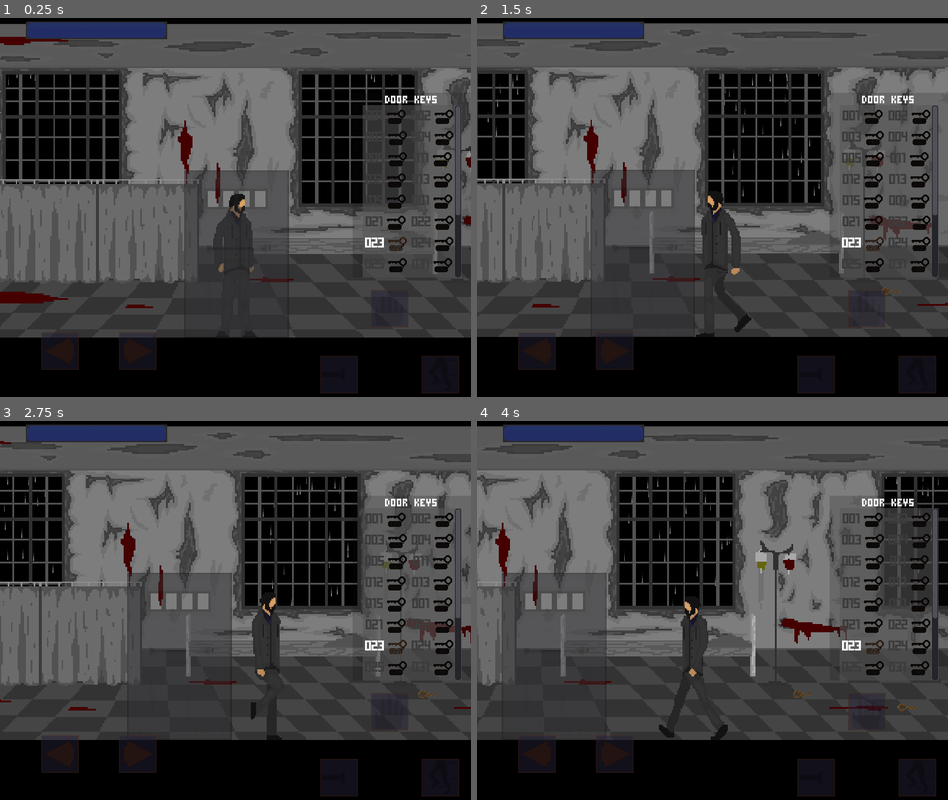
Above: before the commit, frames 1-4 (two rows, left to right).
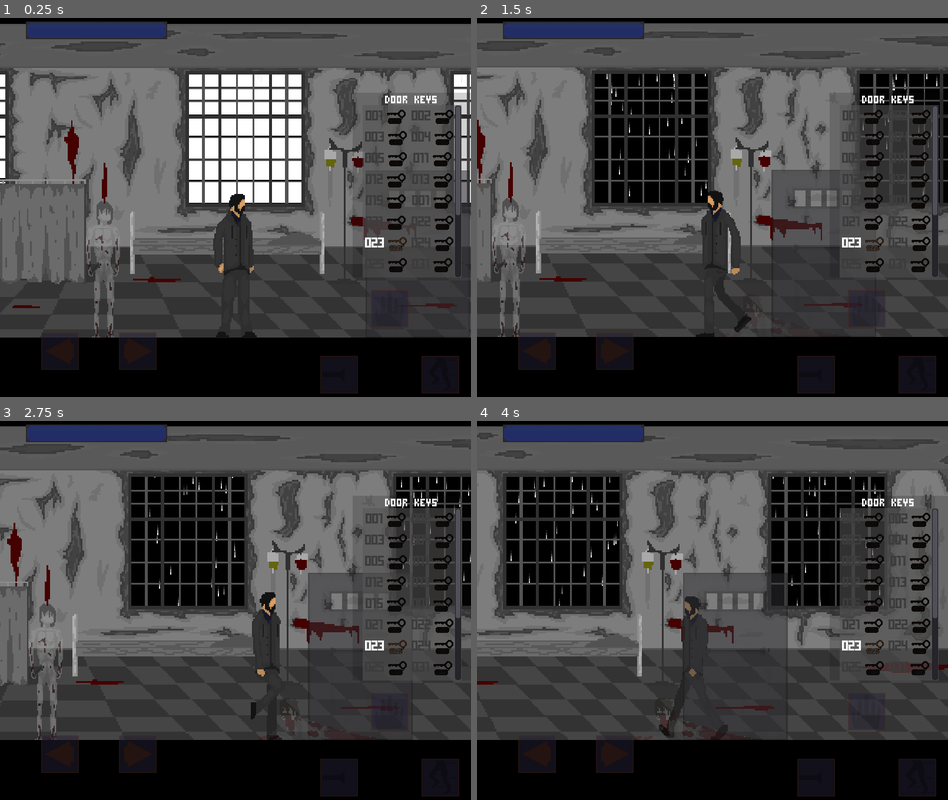
Above: after the commit, the same moments.

Repository: xXKrugerXx/PsychiatricHospital2D
Game: Godot game, scene res://Screens/Maps/Room023.tscn
Same seed, same stepped clock (60 frames per second), same inputs: the game is played once before the commit and once after it. This scene is started directly instead of the project's main scene.
Inputs:
- Up to frame 1 (0.25 s): no input
- Up to frame 2 (1.5 s): hold Right (ui_right) 0.53-1.28 s; hold Left (ui_left) from 1.28 s (still down)
- Up to frame 3 (2.75 s): release Left (ui_left) at 2.03 s; hold Right (ui_right) from 2.03 s (still down)
- Up to frame 4 (4 s): release Right (ui_right) at 3.53 s; hold Left (ui_left) from 3.53 s (still down)

The runs differ from the first frame. In frame 1, 35% of the frame differs, in the area x 0-100%, y 3-85%; in frame 2, 36%; in frame 3, 35%; in frame 4, 37%.

Commit message:
i3xj

Diff:
--- a/Screens/Maps/Room002.tscn
+++ b/Screens/Maps/Room002.tscn
@@ -6,7 +6,6 @@
 [ext_resource path="res://Textures/maps/Room002.png" type="Texture" id=4]
 
 [sub_resource type="SpriteFrames" id=1]
-
 animations = [ {
 "frames": [ ExtResource( 2 ), ExtResource( 3 ), ExtResource( 2 ), ExtResource( 2 ), ExtResource( 2 ), ExtResource( 2 ), …(326 unchanged characters)…
 "loop": true,
@@ -18,7 +17,7 @@
 
 [node name="ASpriteflashlighning" parent="." index="0"]
 frames = SubResource( 1 )
-frame = 15
+frame = 0
 
 [node name="Room" parent="." index="5"]
 texture = ExtResource( 4 )
--- a/Screens/Maps/Room023.tscn
+++ b/Screens/Maps/Room023.tscn
@@ -1,12 +1,13 @@
-[gd_scene load_steps=9 format=2]
+[gd_scene load_steps=10 format=2]
 
 [ext_resource path="res://Screens/Maps/RoomMaster.tscn" type="PackedScene" id=1]
 [ext_resource path="res://Textures/flash lightning/023_01.png" type="Texture" id=2]
 [ext_resource path="res://Textures/flash lightning/023_00.png" type="Texture" id=3]
 [ext_resource path="res://Textures/maps/Room023.png" type="Texture" id=4]
-[ext_resource path="res://Screens/Player.tscn" type="PackedScene" id=5]
-[ext_resource path="res://Screens/Keys.tscn" type="PackedScene" id=6]
+[ext_resource path="res://Screens/Npc.tscn" type="PackedScene" id=5]
+[ext_resource path="res://Screens/Player.tscn" type="PackedScene" id=6]
 [ext_resource path="res://Screens/AreaDoorexit.tscn" type="PackedScene" id=7]
+[ext_resource path="res://Screens/enemies/enemy1.tscn" type="PackedScene" id=8]
 
 [sub_resource type="SpriteFrames" id=1]
 animations = [ {
@@ -20,7 +21,7 @@
 
 [node name="ASpriteflashlighning" parent="." index="0"]
 frames = SubResource( 1 )
-frame = 20
+frame = 15
 
 [node name="Room" parent="." index="5"]
 texture = ExtResource( 4 )
@@ -36,28 +37,22 @@
 [node name="CanvasModulate" parent="." index="9"]
 visible = false
 
-[node name="Player" parent="." index="10" instance=ExtResource( 5 )]
-position = Vector2( 998.468, 366.647 )
-collision_layer = 0
+[node name="Npc" parent="." index="10" instance=ExtResource( 5 )]
+position = Vector2( 969.525, 364.753 )
+z_index = 2
 
-[node name="Keys" parent="." index="11" instance=ExtResource( 6 )]
-position = Vector2( 1380, 410 )
-collision_layer = 0
-key_index = 1
+[node name="Player" parent="." index="11" instance=ExtResource( 6 )]
+position = Vector2( 1171.53, 366.306 )
+z_index = 3
 
-[node name="Keys2" parent="." index="12" instance=ExtResource( 6 )]
-position = Vector2( 1540, 430 )
-collision_layer = 0
-key_index = 5
-
-[node name="Keys3" parent="." index="13" instance=ExtResource( 6 )]
-position = Vector2( 1730, 400 )
-collision_layer = 0
-key_index = 11
-
-[node name="AreaDoorexit" parent="." index="14" instance=ExtResource( 7 )]
-position = Vector2( 1000, 352 )
+[node name="AreaDoorexit" parent="." index="12" instance=ExtResource( 7 )]
+position = Vector2( 1450, 352 )
 scale = Vector2( 2, 2 )
+z_index = 4
 collision_layer = 32
 collision_mask = 0
 s_nextmap = "WorldMap00"
+
+[node name="enemy1" parent="." index="14" instance=ExtResource( 8 )]
+position = Vector2( 1390.34, 317.221 )
+z_index = 5
--- a/Screens/Maps/RoomMaster.tscn
+++ b/Screens/Maps/RoomMaster.tscn
@@ -28,7 +28,7 @@
 scale = Vector2( 2.5, 2.5 )
 frames = SubResource( 1 )
 animation = "loop"
-frame = 8
+frame = 23
 playing = true
 __meta__ = {
 "_edit_lock_": true
@@ -37,6 +37,7 @@
 [node name="Pain2D" type="CPUParticles2D" parent="."]
 position = Vector2( 327.142, 52.6506 )
 scale = Vector2( 0.1, 0.5 )
+z_index = 1
 amount = 50
 lifetime = 1.4
 speed_scale = 2.0
@@ -55,6 +56,7 @@
 [node name="Pain2D2" type="CPUParticles2D" parent="."]
 position = Vector2( 734.142, 52.6506 )
 scale = Vector2( 0.1, 0.5 )
+z_index = 1
 amount = 50
 lifetime = 1.4
 speed_scale = 2.0
@@ -73,6 +75,7 @@
 [node name="Pain2D3" type="CPUParticles2D" parent="."]
 position = Vector2( 1185.14, 52.6506 )
 scale = Vector2( 0.1, 0.5 )
+z_index = 1
 amount = 50
 lifetime = 1.4
 speed_scale = 2.0
@@ -91,6 +94,7 @@
 [node name="Pain2D4" type="CPUParticles2D" parent="."]
 position = Vector2( 1589.14, 52.6506 )
 scale = Vector2( 0.1, 0.5 )
+z_index = 1
 amount = 50
 lifetime = 1.4
 speed_scale = 2.0
@@ -108,6 +112,7 @@
 
 [node name="Room" type="Sprite" parent="."]
 scale = Vector2( 2.5, 2.5 )
+z_index = 2
 texture = ExtResource( 5 )
 centered = false
 __meta__ = {
@@ -155,3 +160,9 @@
 
 [node name="CanvasModulate" type="CanvasModulate" parent="."]
 color = Color( 0.0666667, 0.0666667, 0.0666667, 1 )
+
+[node name="Light2D" type="Light2D" parent="."]
+position = Vector2( 960, 176.25 )
+scale = Vector2( 2.5, 2.5 )
+texture = ExtResource( 3 )
+range_z_max = 1
--- a/Screens/Maps/RoomReadyStart.tscn
+++ b/Screens/Maps/RoomReadyStart.tscn
@@ -1,22 +1,23 @@
-[gd_scene load_steps=16 format=2]
+[gd_scene load_steps=18 format=2]
 
 [ext_resource path="res://Scripts/Room/RoomReadyStart.gd" type="Script" id=1]
 [ext_resource path="res://Textures/flash lightning/023_01.png" type="Texture" id=2]
 [ext_resource path="res://Textures/particles/pain.png" type="Texture" id=3]
 [ext_resource path="res://Textures/maps/Room023.png" type="Texture" id=4]
-[ext_resource path="res://Textures/maps/room_start/room023_start6.png" type="Texture" id=5]
+[ext_resource path="res://Textures/maps/room_start/room023_start0.png" type="Texture" id=5]
 [ext_resource path="res://Textures/flash lightning/023_00.png" type="Texture" id=6]
-[ext_resource path="res://Textures/maps/room_start/room023_start0.png" type="Texture" id=7]
-[ext_resource path="res://Textures/maps/room_start/room023_start1.png" type="Texture" id=8]
-[ext_resource path="res://Textures/maps/room_start/room023_start2.png" type="Texture" id=9]
-[ext_resource path="res://Textures/maps/room_start/room023_start3.png" type="Texture" id=10]
-[ext_resource path="res://Textures/maps/room_start/room023_start4.png" type="Texture" id=11]
-[ext_resource path="res://Textures/maps/room_start/room023_start5.png" type="Texture" id=12]
+[ext_resource path="res://Textures/maps/room_start/room023_start1.png" type="Texture" id=7]
+[ext_resource path="res://Textures/maps/room_start/room023_start2.png" type="Texture" id=8]
+[ext_resource path="res://Textures/maps/room_start/room023_start3.png" type="Texture" id=9]
+[ext_resource path="res://Textures/maps/room_start/room023_start4.png" type="Texture" id=10]
+[ext_resource path="res://Textures/maps/room_start/room023_start5.png" type="Texture" id=11]
+[ext_resource path="res://Textures/maps/room_start/room023_start6.png" type="Texture" id=12]
 [ext_resource path="res://Screens/Dialog2D.tscn" type="PackedScene" id=13]
 [ext_resource path="res://Textures/particles/svechi_light.png" type="Texture" id=14]
+[ext_resource path="res://Screens/Npc.tscn" type="PackedScene" id=15]
+[ext_resource path="res://Screens/AreaDoorexit.tscn" type="PackedScene" id=16]
 
 [sub_resource type="Animation" id=1]
-
 resource_name = "statrt_ready"
 length = 35.0
 tracks/0/type = "value"
@@ -189,6 +190,18 @@
 "update": 1,
 "values": [ false, true, false ]
 }
+tracks/14/type = "value"
+tracks/14/path = NodePath("Npc:modulate")
+tracks/14/interp = 1
+tracks/14/loop_wrap = true
+tracks/14/imported = false
+tracks/14/enabled = true
+tracks/14/keys = {
+"times": PoolRealArray( 0, 12.6, 30 ),
+"transitions": PoolRealArray( 1, 1, 1 ),
+"update": 0,
+"values": [ Color( 1, 1, 1, 0 ), Color( 1, 1, 1, 0 ), Color( 1, 1, 1, 1 ) ]
+}
 
 [node name="RoomReadyStart" type="Node"]
 script = ExtResource( 1 )
@@ -213,7 +226,7 @@
 spread = 180.0
 gravity = Vector2( 0, 500 )
 initial_velocity = 20.0
-scale_amount = 0.5
+scale_amount = 0.236842
 color = Color( 0.458824, 0.458824, 0.458824, 1 )
 __meta__ = {
 "_edit_lock_": true
@@ -231,7 +244,7 @@
 spread = 180.0
 gravity = Vector2( 0, 500 )
 initial_velocity = 20.0
-scale_amount = 0.5
+scale_amount = 0.236842
 color = Color( 0.458824, 0.458824, 0.458824, 1 )
 __meta__ = {
 "_edit_lock_": true
@@ -249,7 +262,7 @@
 spread = 180.0
 gravity = Vector2( 0, 500 )
 initial_velocity = 20.0
-scale_amount = 0.5
+scale_amount = 0.236842
 color = Color( 0.458824, 0.458824, 0.458824, 1 )
 __meta__ = {
 "_edit_lock_": true
@@ -279,14 +292,14 @@
 }
 
 [node name="CanvasModulate" type="CanvasModulate" parent="."]
-color = Color( 0.0666667, 0.0666667, 0.0666667, 1 )
+color = Color( 0.227451, 0.227451, 0.227451, 1 )
 
 [node name="CanvasLayer" type="CanvasLayer" parent="."]
 
 [node name="ColorRect" type="ColorRect" parent="CanvasLayer"]
 anchor_right = 1.0
 anchor_bottom = 1.0
-color = Color( 0, 0, 0, 0.666667 )
+color = Color( 0, 0, 0, 0 )
 
 [node name="AnimationPlayer" type="AnimationPlayer" parent="."]
 anims/statrt_ready = SubResource( 1 )
@@ -303,3 +316,11 @@
 enabled = false
 texture = ExtResource( 14 )
 texture_scale = 2.0
+
+[node name="Npc" parent="." instance=ExtResource( 15 )]
+modulate = Color( 1, 1, 1, 0 )
+position = Vector2( 969.525, 364.753 )
+
+[node name="AreaDoorexit" parent="." instance=ExtResource( 16 )]
+position = Vector2( 1450, 352 )
+scale = Vector2( 2, 2 )
--- /dev/null
+++ b/Screens/Npc.tscn
@@ -0,0 +1,57 @@
+[gd_scene load_steps=5 format=2]
+
+[ext_resource path="res://Scripts/Npc.gd" type="Script" id=1]
+[ext_resource path="res://Textures/NPCs/Kind Ghost.png" type="Texture" id=2]
+
+[sub_resource type="Animation" id=1]
+resource_name = "loop"
+length = 0.8
+loop = true
+tracks/0/type = "value"
+tracks/0/path = NodePath("Sprite:frame")
+tracks/0/interp = 0
+tracks/0/loop_wrap = true
+tracks/0/imported = false
+tracks/0/enabled = true
+tracks/0/keys = {
+"times": PoolRealArray( 0, 0.2, 0.4, 0.6 ),
+"transitions": PoolRealArray( 1, 1, 1, 1 ),
+"update": 1,
+"values": [ 0, 1, 2, 3 ]
+}
+tracks/1/type = "value"
+tracks/1/path = NodePath("Sprite:flip_h")
+tracks/1/interp = 1
+tracks/1/loop_wrap = true
+tracks/1/imported = false
+tracks/1/enabled = true
+tracks/1/keys = {
+"times": PoolRealArray( 0 ),
+"transitions": PoolRealArray( 1 ),
+"update": 1,
+"values": [ true ]
+}
+
+[sub_resource type="CircleShape2D" id=2]
+radius = 118.806
+
+[node name="Npc" type="Area2D"]
+collision_layer = 16
+collision_mask = 4
+script = ExtResource( 1 )
+
+[node name="Sprite" type="Sprite" parent="."]
+modulate = Color( 1, 1, 1, 0.509804 )
+scale = Vector2( 1.8, 1.8 )
+texture = ExtResource( 2 )
+flip_h = true
+hframes = 4
+
+[node name="AnimationPlayer" type="AnimationPlayer" parent="."]
+anims/loop = SubResource( 1 )
+
+[node name="CollisionShape2D" type="CollisionShape2D" parent="."]
+shape = SubResource( 2 )
+
+[connection signal="body_entered" from="." to="." method="_on_Npc_body_entered"]
+[connection signal="body_exited" from="." to="." method="_on_Npc_body_exited"]
--- a/Screens/Player.tscn
+++ b/Screens/Player.tscn
@@ -1,10 +1,10 @@
 [gd_scene load_steps=63 format=2]
 
 [ext_resource path="res://Scripts/Player.gd" type="Script" id=1]
-[ext_resource path="res://Textures/player/idle_3.png" type="Texture" id=2]
+[ext_resource path="res://Textures/player/idle_1.png" type="Texture" id=2]
 [ext_resource path="res://Textures/player/idle_0.png" type="Texture" id=3]
-[ext_resource path="res://Textures/player/idle_1.png" type="Texture" id=4]
-[ext_resource path="res://Textures/player/idle_2.png" type="Texture" id=5]
+[ext_resource path="res://Textures/player/idle_2.png" type="Texture" id=4]
+[ext_resource path="res://Textures/player/idle_3.png" type="Texture" id=5]
 [ext_resource path="res://Textures/player/idle_4.png" type="Texture" id=6]
 [ext_resource path="res://Textures/player/idle_5.png" type="Texture" id=7]
 [ext_resource path="res://Textures/player/idle_flashlight_0.png" type="Texture" id=8]
--- /dev/null
+++ b/Screens/enemies/enemy1.tscn
@@ -0,0 +1,194 @@
+[gd_scene load_steps=33 format=2]
+
+[ext_resource path="res://Scripts/enemy1.gd" type="Script" id=1]
+[ext_resource path="res://Textures/enemies/1/Ghost_2.png" type="Texture" id=2]
+[ext_resource path="res://Textures/enemies/1/Ghost_14.png" type="Texture" id=3]
+[ext_resource path="res://Textures/enemies/1/Ghost_15.png" type="Texture" id=4]
+[ext_resource path="res://Textures/enemies/1/Ghost_16.png" type="Texture" id=5]
+[ext_resource path="res://Textures/enemies/1/Ghost_17.png" type="Texture" id=6]
+[ext_resource path="res://Textures/enemies/1/Ghost_18.png" type="Texture" id=7]
+[ext_resource path="res://Textures/enemies/1/Ghost_19.png" type="Texture" id=8]
+[ext_resource path="res://Textures/enemies/1/Ghost_20.png" type="Texture" id=9]
+[ext_resource path="res://Textures/enemies/1/Ghost_1.png" type="Texture" id=10]
+[ext_resource path="res://Textures/enemies/1/Ghost_3.png" type="Texture" id=11]
+[ext_resource path="res://Textures/enemies/1/Ghost_4.png" type="Texture" id=12]
+[ext_resource path="res://Textures/enemies/1/Ghost_5.png" type="Texture" id=13]
+[ext_resource path="res://Textures/enemies/1/Ghost_8.png" type="Texture" id=14]
+[ext_resource path="res://Textures/enemies/1/Ghost_9.png" type="Texture" id=15]
+[ext_resource path="res://Textures/enemies/1/Ghost_10.png" type="Texture" id=16]
+[ext_resource path="res://Textures/enemies/1/Ghost_11.png" type="Texture" id=17]
+[ext_resource path="res://Textures/enemies/1/Ghost_12.png" type="Texture" id=18]
+[ext_resource path="res://Textures/enemies/1/Ghost_13.png" type="Texture" id=19]
+
+[sub_resource type="CapsuleShape2D" id=1]
+radius = 32.9437
+height = 114.609
+
+[sub_resource type="Animation" id=4]
+resource_name = "attacked"
+length = 1.2
+tracks/0/type = "value"
+tracks/0/path = NodePath("Sprite:texture")
+tracks/0/interp = 1
+tracks/0/loop_wrap = true
+tracks/0/imported = false
+tracks/0/enabled = true
+tracks/0/keys = {
+"times": PoolRealArray( 0, 0.2, 0.4, 0.6, 0.8, 1, 1.2 ),
+"transitions": PoolRealArray( 1, 1, 1, 1, 1, 1, 1 ),
+"update": 1,
+"values": [ ExtResource( 3 ), ExtResource( 4 ), ExtResource( 5 ), ExtResource( 6 ), ExtResource( 7 ), ExtResource( 8 ), ExtResource( 9 ) ]
+}
+tracks/1/type = "method"
+tracks/1/path = NodePath(".")
+tracks/1/interp = 1
+tracks/1/loop_wrap = true
+tracks/1/imported = false
+tracks/1/enabled = true
+tracks/1/keys = {
+"times": PoolRealArray( 0.5 ),
+"transitions": PoolRealArray( 1 ),
+"values": [ {
+"args": [  ],
+"method": "attacked"
+} ]
+}
+
+[sub_resource type="Animation" id=2]
+resource_name = "idle"
+loop = true
+tracks/0/type = "value"
+tracks/0/path = NodePath("Sprite:texture")
+tracks/0/interp = 0
+tracks/0/loop_wrap = true
+tracks/0/imported = false
+tracks/0/enabled = true
+tracks/0/keys = {
+"times": PoolRealArray( 0, 0.2, 0.4, 0.6, 0.8 ),
+"transitions": PoolRealArray( 1, 1, 1, 1, 1 ),
+"update": 1,
+"values": [ ExtResource( 10 ), ExtResource( 2 ), ExtResource( 11 ), ExtResource( 12 ), ExtResource( 13 ) ]
+}
+
+[sub_resource type="Animation" id=3]
+resource_name = "walk"
+length = 1.2
+loop = true
+tracks/0/type = "value"
+tracks/0/path = NodePath("Sprite:texture")
+tracks/0/interp = 0
+tracks/0/loop_wrap = true
+tracks/0/imported = false
+tracks/0/enabled = true
+tracks/0/keys = {
+"times": PoolRealArray( 0, 0.2, 0.4, 0.6, 0.8, 1 ),
+"transitions": PoolRealArray( 1, 1, 1, 1, 1, 1 ),
+"update": 1,
+"values": [ ExtResource( 14 ), ExtResource( 15 ), ExtResource( 16 ), ExtResource( 17 ), ExtResource( 18 ), ExtResource( 19 ) ]
+}
+
+[sub_resource type="AnimationNodeOneShot" id=10]
+
+[sub_resource type="AnimationNodeAnimation" id=11]
+animation = "attacked"
+
+[sub_resource type="AnimationNodeAnimation" id=5]
+animation = "idle"
+
+[sub_resource type="AnimationNodeAnimation" id=6]
+animation = "walk"
+
+[sub_resource type="AnimationNodeAnimation" id=7]
+animation = "walk"
+
+[sub_resource type="AnimationNodeBlendSpace1D" id=8]
+blend_point_0/node = SubResource( 5 )
+blend_point_0/pos = 0.0
+blend_point_1/node = SubResource( 6 )
+blend_point_1/pos = -1.0
+blend_point_2/node = SubResource( 7 )
+blend_point_2/pos = 1.0
+
+[sub_resource type="AnimationNodeBlendTree" id=9]
+nodes/OneShotattack/node = SubResource( 10 )
+nodes/OneShotattack/position = Vector2( 420, 40 )
+nodes/attack/node = SubResource( 11 )
+nodes/attack/position = Vector2( 180, 180 )
+nodes/idle_walk/node = SubResource( 8 )
+nodes/idle_walk/position = Vector2( 60, 60 )
+nodes/output/position = Vector2( 820, 40 )
+node_connections = [ "output", 0, "OneShotattack", "OneShotattack", 0, "idle_walk", "OneShotattack", 1, "attack" ]
+
+[sub_resource type="RectangleShape2D" id=12]
+extents = Vector2( 322.756, 58.5738 )
+
+[sub_resource type="RectangleShape2D" id=13]
+extents = Vector2( 452.654, 60.14 )
+
+[node name="enemy1" type="KinematicBody2D"]
+collision_layer = 8
+collision_mask = 2
+script = ExtResource( 1 )
+
+[node name="Sprite" type="Sprite" parent="."]
+self_modulate = Color( 1, 1, 1, 0.509804 )
+scale = Vector2( 2.2, 2.2 )
+texture = ExtResource( 2 )
+
+[node name="CollisionShape2D" type="CollisionShape2D" parent="."]
+position = Vector2( 0, 55 )
+rotation = -1.57079
+shape = SubResource( 1 )
+
+[node name="AnimationPlayer" type="AnimationPlayer" parent="."]
+anims/attacked = SubResource( 4 )
+anims/idle = SubResource( 2 )
+anims/walk = SubResource( 3 )
+
+[node name="AnimationTree" type="AnimationTree" parent="."]
+tree_root = SubResource( 9 )
+anim_player = NodePath("../AnimationPlayer")
+active = true
+parameters/OneShotattack/active = false
+parameters/idle_walk/blend_position = 0.0
+
+[node name="RayCast2DL" type="RayCast2D" parent="."]
+position = Vector2( -30, 50 )
+rotation = 1.57079
+enabled = true
+collision_mask = 4
+
+[node name="RayCast2DR" type="RayCast2D" parent="."]
+position = Vector2( 30, 50 )
+rotation = -1.57079
+enabled = true
+collision_mask = 4
+
+[node name="Area2Denterplayer" type="Area2D" parent="."]
+editor/display_folded = true
+position = Vector2( 0, 55 )
+collision_layer = 0
+collision_mask = 4
+__meta__ = {
+"_edit_group_": true
+}
+
+[node name="CollisionShape2D" type="CollisionShape2D" parent="Area2Denterplayer"]
+shape = SubResource( 12 )
+
+[node name="Area2Dexitplayer" type="Area2D" parent="."]
+editor/display_folded = true
+position = Vector2( 0, 55 )
+collision_layer = 0
+collision_mask = 4
+__meta__ = {
+"_edit_group_": true
+}
+
+[node name="CollisionShape2D" type="CollisionShape2D" parent="Area2Dexitplayer"]
+shape = SubResource( 13 )
+
+[node name="Tween" type="Tween" parent="."]
+
+[connection signal="body_entered" from="Area2Denterplayer" to="." method="_on_Area2Denterplayer_body_entered"]
+[connection signal="body_exited" from="Area2Dexitplayer" to="." method="_on_Area2Dexitplayer_body_exited"]
--- /dev/null
+++ b/Scripts/Npc.gd
@@ -0,0 +1,14 @@
+extends Area2D
+
+func _ready():
+	$AnimationPlayer.play("loop")
+
+
+func _on_Npc_body_entered(body):
+	if body.is_in_group('player'):
+		print('enter npc')
+
+
+func _on_Npc_body_exited(body):
+	if body.is_in_group('player'):
+		print('exit npc')
--- /dev/null
+++ b/Scripts/enemy1.gd
@@ -0,0 +1,55 @@
+extends KinematicBody2D
+
+export(int) var walk := 200
+
+
+var speed : float = 0
+var motion : Vector2
+
+
+func _ready():
+	$Sprite.modulate = Color8(255,255,255,0)
+
+func _physics_process(delta):
+	motion.y += 10
+	var motnormalized = motion.normalized()
+
+	if $RayCast2DL.is_colliding() or $RayCast2DR.is_colliding():
+		motion.x = speed
+		$AnimationTree['parameters/OneShotattack/active'] = true
+	else:
+		$AnimationTree['parameters/idle_walk/blend_position'] = Vector2(motnormalized.x,0)
+
+	motion = move_and_slide(motion,Vector2(0,-1))
+
+
+func init(pos):
+	self.position = pos
+
+
+func attacked():
+	pass
+
+
+func _on_Area2Denterplayer_body_entered(body):
+	if body.is_in_group('player'):
+		tweenst()
+
+
+func _on_Area2Dexitplayer_body_exited(body):
+	if body.is_in_group('player'):
+		print('exit')
+		tweenend()
+		yield(tweenend(),'completed')
+#		self.queue_free()
+		pass
+
+
+func tweenst() -> void:
+	$Tween.interpolate_property($Sprite,'modulate',Color8(255,255,255,0),Color8(255,255,255,130),3.0,Tween.TRANS_SINE,Tween.EASE_IN_OUT)
+	$Tween.start()
+
+func tweenend() -> void:
+	$Tween.interpolate_property($Sprite,'modulate',Color8(255,255,255,130),Color8(255,255,255,0),2.0,Tween.TRANS_SINE,Tween.EASE_IN_OUT)
+	$Tween.start()
+	yield($Tween,"tween_completed")
Not shown: 1 places in Screens/Maps/RoomReadyStart.tscn that only renumber resources
Not shown: 1 places in Screens/Player.tscn that only renumber resources
